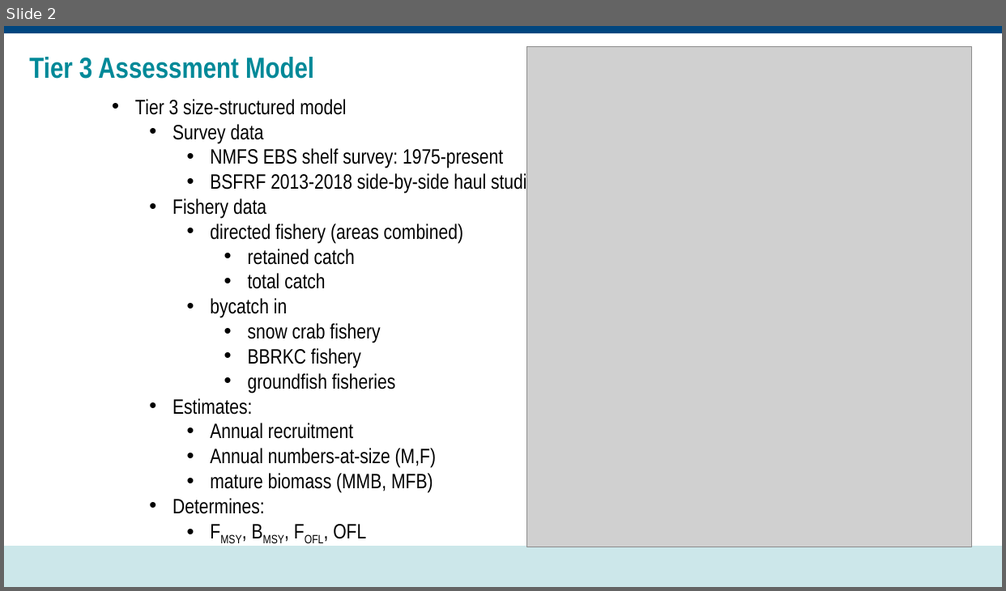
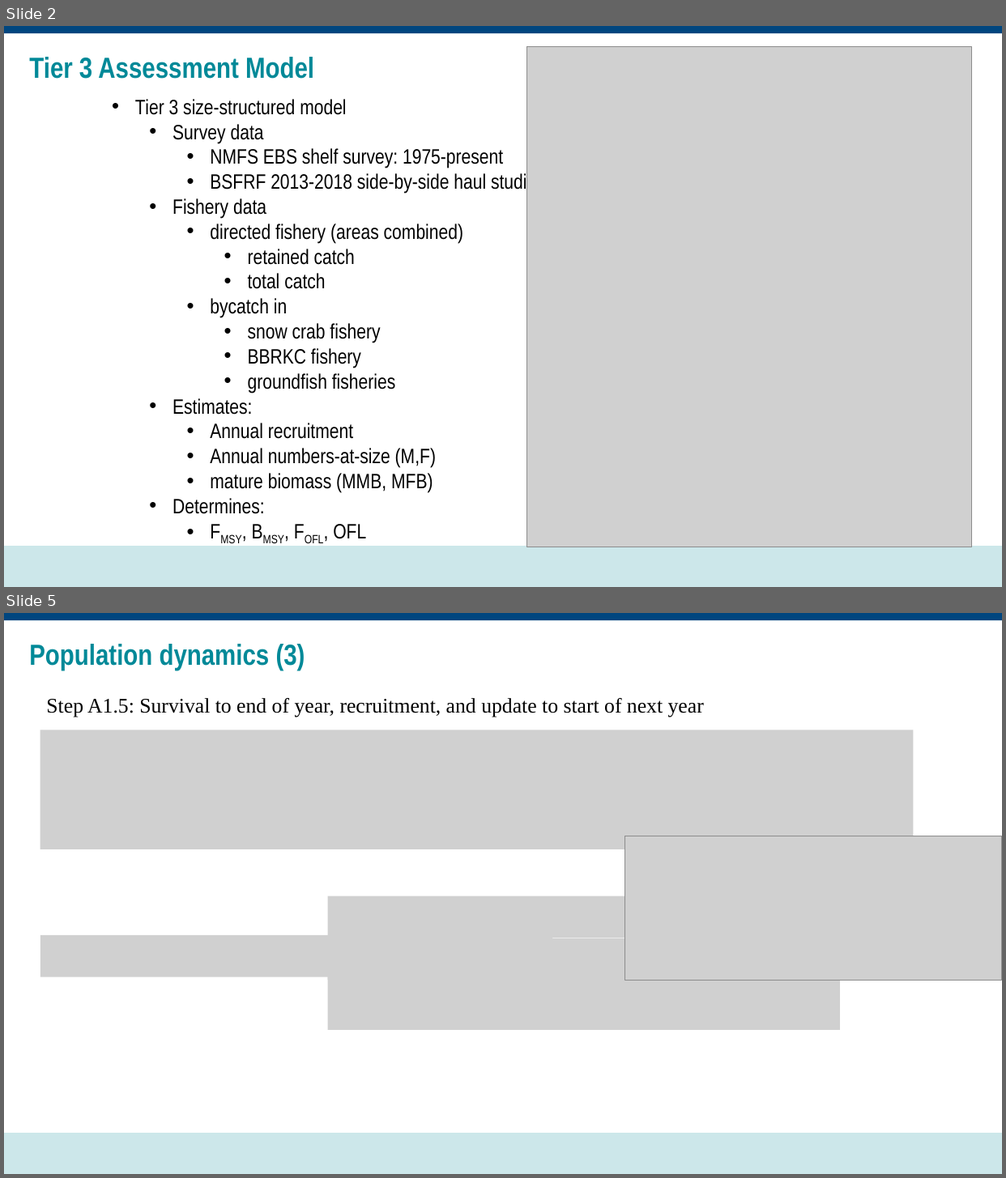
Before and after one commit to noaa-afsc/TannerCrab_2026CIEReview, a slide deck: presentations/TransitionToGMACS.pptx. Shown one above the other, each under a label of ours: slide 2 before the commit, slides 2 and 5 after it; the slides between them are not shown. The pictures are 1006x591 and 1006x1178 pixels, drawn with LibreOffice and Linux fonts; fonts in the diff are those of the drawing; grey boxes stand for pictures; background and template pictures are left out. Boxes give left, top, right and bottom in pixels: in the first picture for what was removed or moved away, otherwise in the second. Text is boxed around its words. In the diff, an @@ line names an element or a change of style, - is before the commit and + after.

```diff
--- a/presentations/TransitionToGMACS.pptx
+++ b/presentations/TransitionToGMACS.pptx
@@ slide 5 added at [4,613,1002,1174], background #FFFFFF; not listed: 2 template elements that a slide beside it also shows @@
@@ title added at [29,644,305,671], 28 pt, text #008998, bold @@
+Population dynamics (3)
@@ text added at [46,698,704,717], 20 pt, text #000000 @@
+Step A1.5: Survival to end of year, recruitment, and update to start of next year
@@ picture added at [40,730,913,850] @@
@@ picture added at [625,836,1002,981] @@
@@ picture added at [327,896,839,938] @@
@@ picture added at [40,935,552,977] @@
@@ picture added at [327,939,859,981] @@
@@ picture added at [327,972,839,1030] @@
```
Also in this commit, not shown: 3 slides changed, 6 other slides added, 1 other file.
